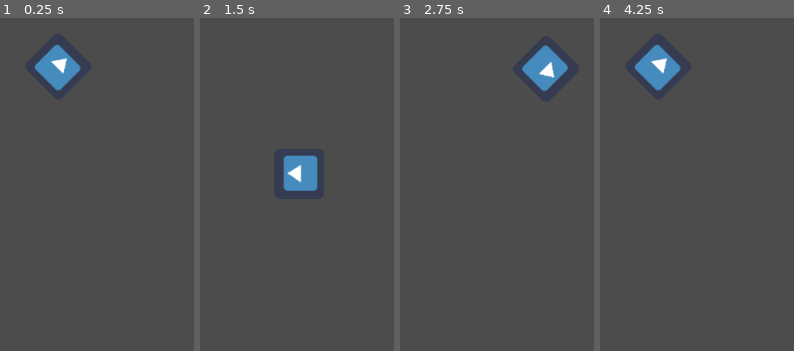
Above: before the commit, frames 1-4 (left to right).
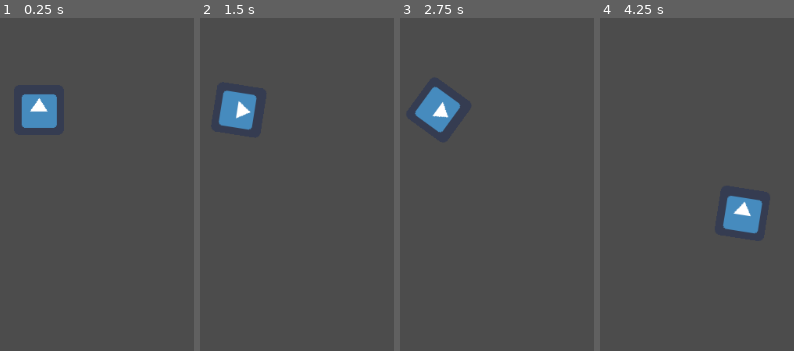
Above: after the commit, the same moments.

Repository: AbhinavRobinson/Godot-Tut-1
Game: Godot game, scene res://Label.tscn
Two runs of this game, one before a commit and one after it. Both use one fixed random seed, a clock stepped at 60 frames per second and the inputs below. The engine's default icon, where the game draws it, is replaced by a stand-in: a white triangle on a blue panel in a dark square.
Inputs (mouse positions are in pixels of both pictures, inside the frame that each line leads up to):
- Up to frame 1 (0.25 s): no input
- Up to frame 2 (1.5 s): move the mouse to (outside the picture) at 0.52 s; hold Right (ui_right) 0.53-1.28 s; move the mouse to (outside the picture) at 1.27 s; hold Left (ui_left) from 1.28 s (still down)
- Up to frame 3 (2.75 s): move the mouse to (outside the picture) at 2.02 s; release Left (ui_left) at 2.03 s; hold Right (ui_right) from 2.03 s (still down)
- Up to frame 4 (4.25 s): move the mouse to (605, 211) at 2.77 s; release Right (ui_right) at 2.78 s; hold Up (ui_up) 2.78-3.53 s; move the mouse to (outside the picture) at 3.52 s; hold Left (ui_left) from 3.53 s (still down)

The runs differ from the first frame. In frame 1, 3.8% of the frame differs, in the area x 10-42%, y 7-34%; in frame 2, 3.8%, in the area x 9-61%, y 21-52%; in frame 3, 3.8%; in frame 4, 3.8%.

Commit message:
(feat): move sprite around

Diff:
--- a/Label.gd
+++ b/Label.gd
@@ -4,6 +4,16 @@
 var SPEED = 250.0
 
 func _process(delta):
-	rotation += ANGULAR_SPEED * delta
-	var velocity = Vector2.UP.rotated(rotation) * SPEED
+	var direction = 0
+	if Input.is_action_pressed("ui_left"):
+		direction = -1
+	elif Input.is_action_pressed("ui_right"):
+		direction = 1
+
+	rotation += ANGULAR_SPEED * direction * delta
+
+	var velocity = Vector2.ZERO
+
+	if Input.is_action_pressed("ui_up"):
+		velocity = Vector2.UP.rotated(rotation) * SPEED
 	position += velocity * delta
